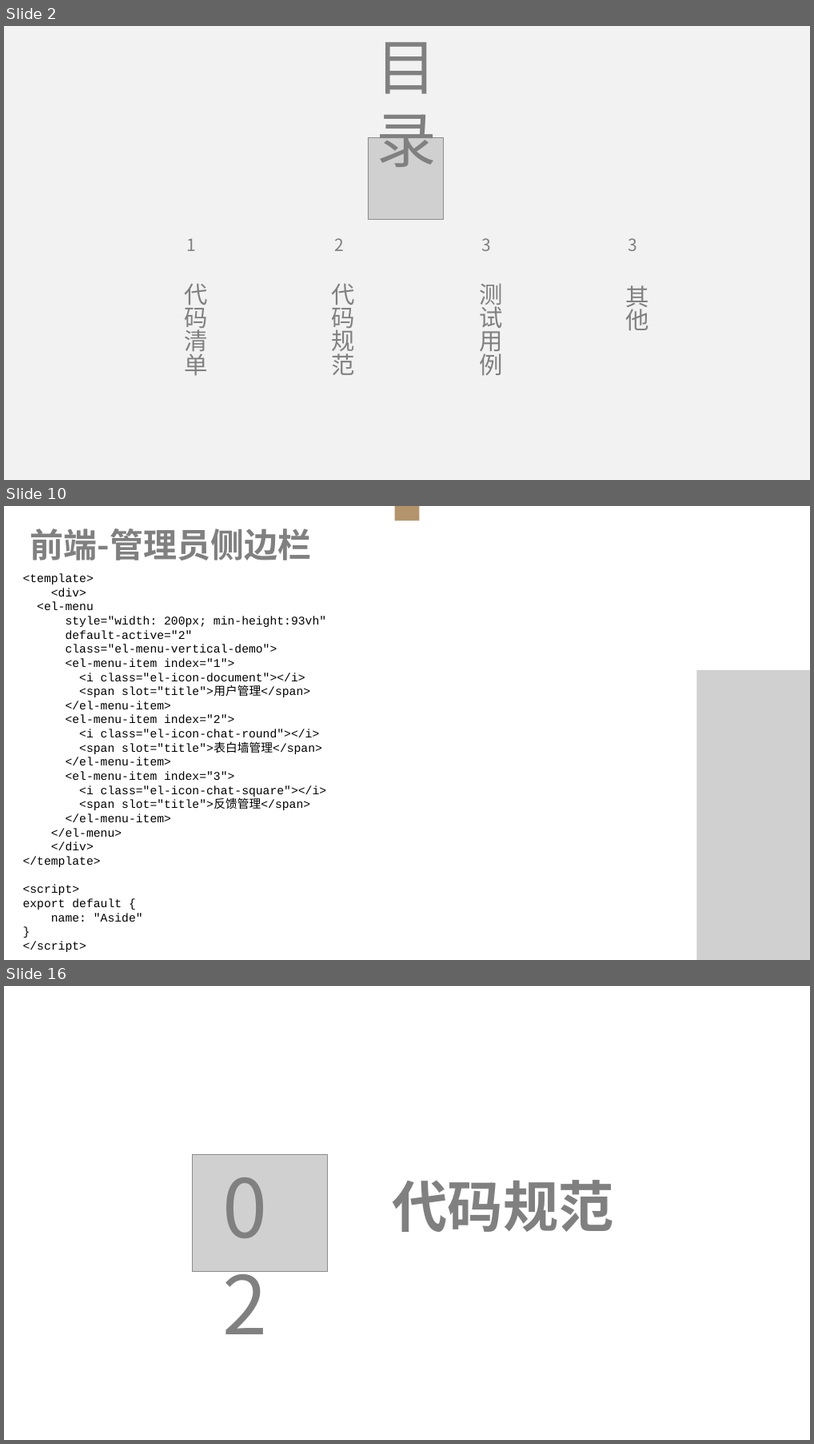
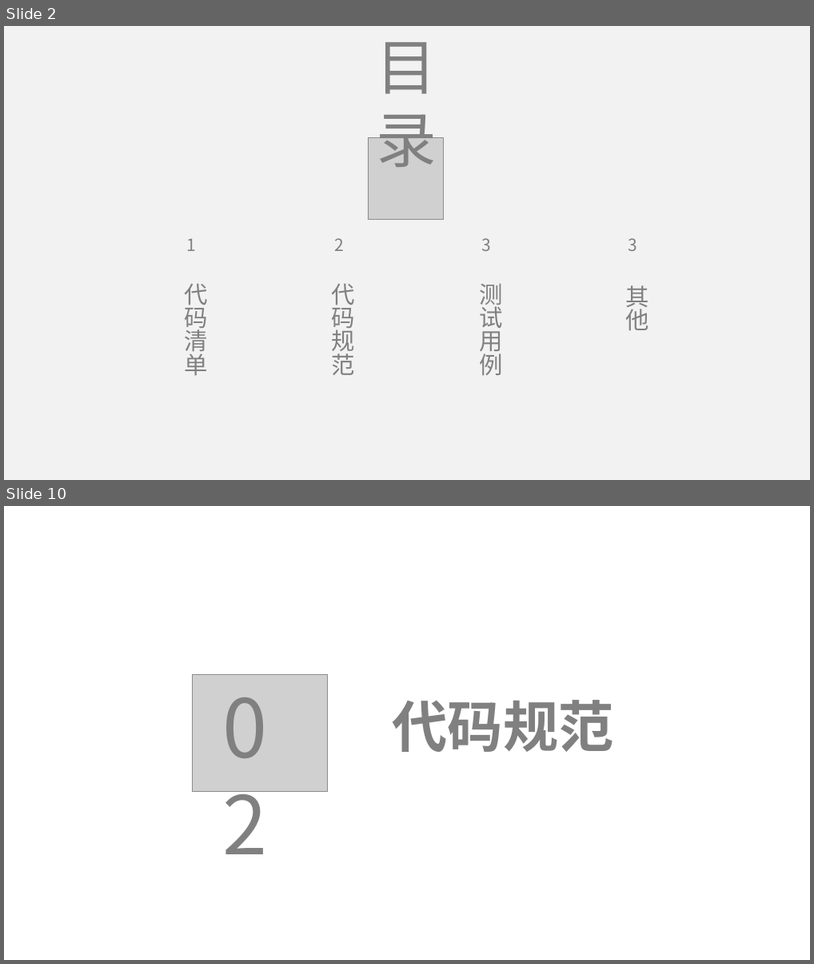
Before and after one commit to lenovo-wu/G11ZUCC, a slide deck: 代码实现.pptx. Shown one above the other, each under a label of ours: slides 2, 10 and 16 before the commit, slides 2 and 10 after it; the slides between them are not shown. The pictures are 814x1444 and 814x964 pixels, drawn with LibreOffice and Linux fonts; fonts in the diff are those of the drawing; grey boxes stand for pictures. Boxes give left, top, right and bottom in pixels: in the first picture for what was removed or moved away, otherwise in the second. Text is boxed around its words. In the diff, an @@ line names an element or a change of style, - is before the commit and + after.

```diff
--- a/代码实现.pptx
+++ b/代码实现.pptx
@@ slide 10 removed at bbox=[4, 506, 810, 960], background #FFFFFF @@
@@ text removed at bbox=[30, 528, 311, 560] @@
-前端-管理员侧边栏
@@ rectangle removed at bbox=[394, 506, 419, 520] @@
@@ text removed at bbox=[23, 573, 327, 952] @@
-<template>
-<div>
-<el-menu
-style="width: 200px; min-height:93vh"
-default-active="2"
-class="el-menu-vertical-demo">
-<el-menu-item index="1">
-<i class="el-icon-document"></i>
-<span slot="title">用户管理</span>
-</el-menu-item>
-<el-menu-item index="2">
-<i class="el-icon-chat-round"></i>
-<span slot="title">表白墙管理</span>
-</el-menu-item>
-<el-menu-item index="3">
-<i class="el-icon-chat-square"></i>
-<span slot="title">反馈管理</span>
-</el-menu-item>
-</el-menu>
-</div>
-</template>
-<script>
-export default {
-name: "Aside"
-}
-</script>
@@ picture removed at bbox=[698, 670, 810, 960] @@
@@ what was slide 16 is now slide 10 @@
```
Also in this commit, not shown: 2 slides changed, 13 slides added, 15 other slides removed.
